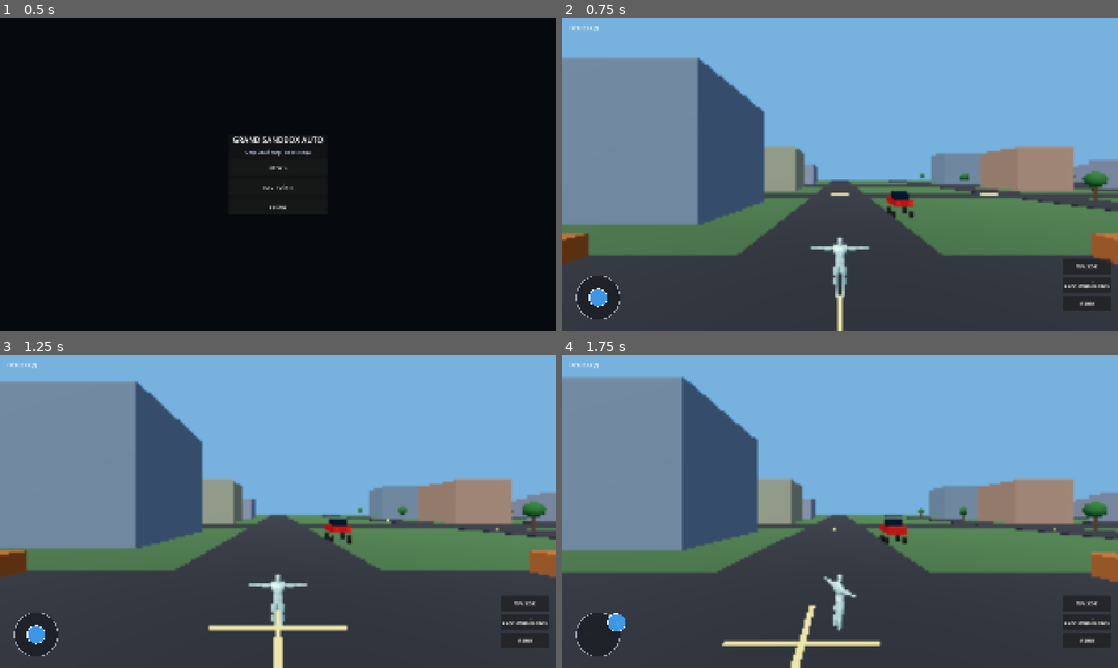
Above: before the commit, frames 1-4 (two rows, left to right).
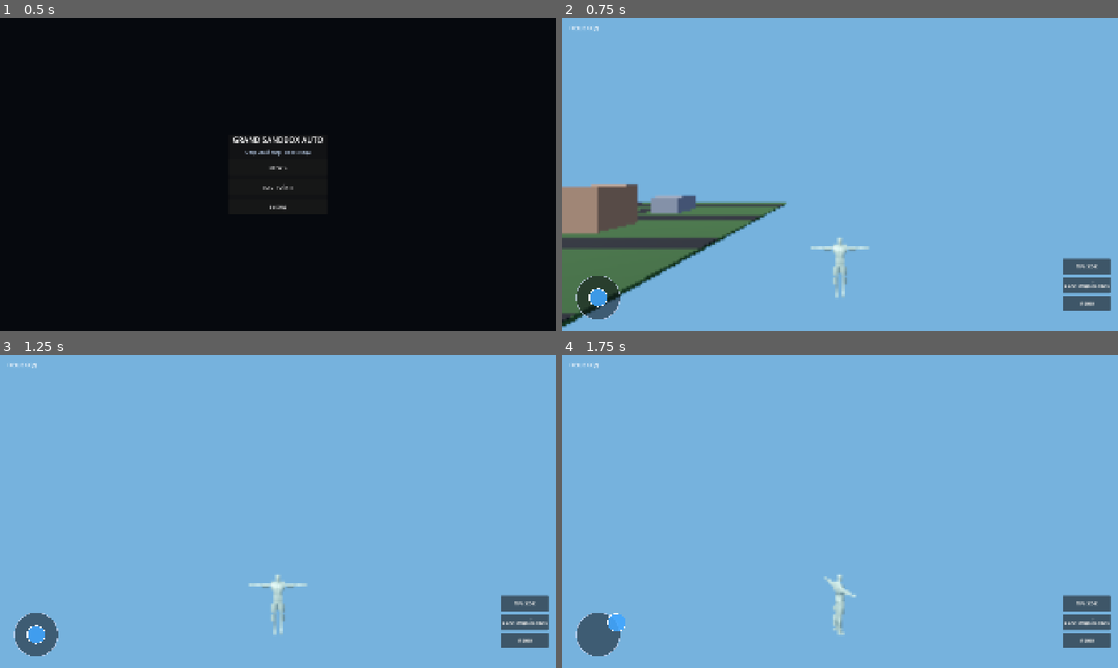
Above: after the commit, the same moments.

Repository: and50856-lab/Grand-Sandbox-Auto
Game: Godot game, scene res://scenes/main.tscn
The game is run twice, just before and just after one commit, with the same random seed, the same clock (stepped at 60 frames per second) and the same inputs.
Inputs (mouse positions are in pixels of both pictures, inside the frame that each line leads up to):
- Up to frame 1 (0.5 s): no input
- Up to frame 2 (0.75 s): click "ИГРАТЬ" at 0.5 s
- Up to frame 3 (1.25 s): no input
- Up to frame 4 (1.75 s): tap Enter at 1.25 s; drag from (600, 633) to (895, 442) at 1.27 s

Frame 1 is identical in both runs. In frame 2, 63% of the frame differs, in the area x 0-100%, y 12-100%; in frame 3, 67%, in the area x 0-100%, y 8-100%; in frame 4, 67%.
Error before the commit: Parse Error: Cannot infer the type of "shirt" variable because the value doesn't have a set type. (res://scripts/npc.gd:85)
Error after the commit: Invalid call. Nonexistent function 'stop_engine' in base 'Node (audio_manager.gd)'. (res://scripts/vehicle.gd:467)

Commit message:
Update npc.gd

Diff:
--- a/scripts/npc.gd
+++ b/scripts/npc.gd
@@ -82,7 +82,7 @@
 		Color(0.30, 0.30, 0.34)
 	]
 
-	var shirt := colors[rng.randi_range(0, colors.size() - 1)]
+	var shirt: Color = colors[rng.randi_range(0, colors.size() - 1)]
 	var pants := Color(0.12, 0.15, 0.20)
 	var skin := Color(0.78, 0.58, 0.42)
 
